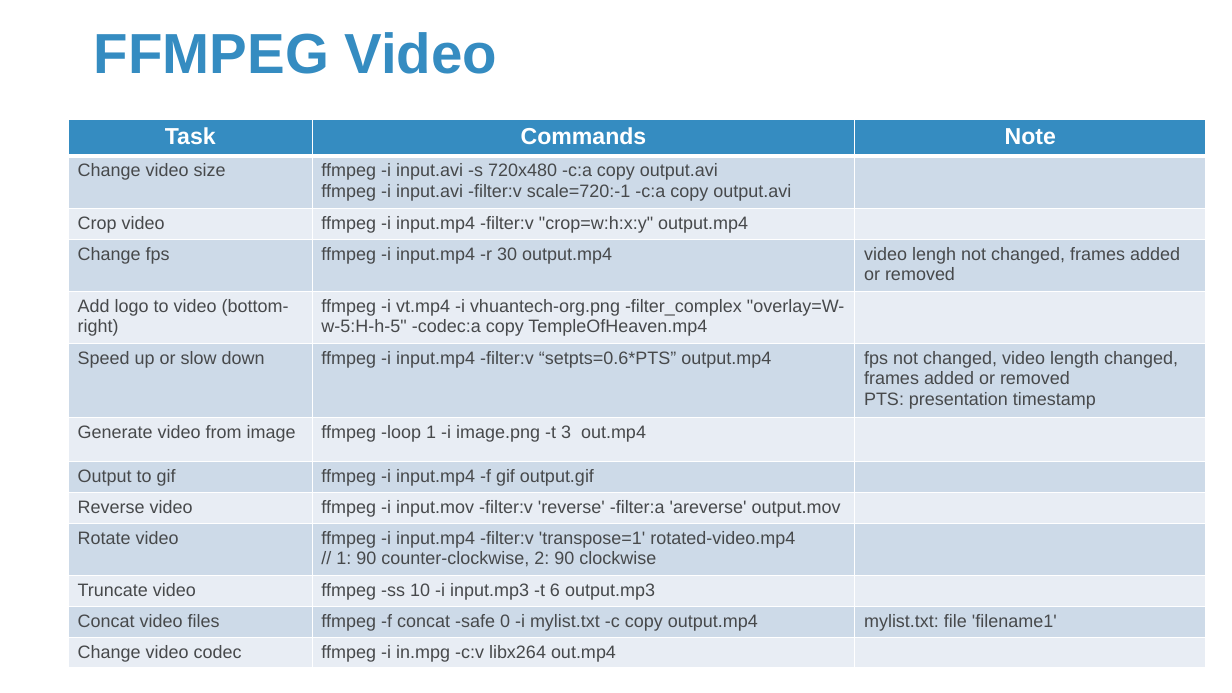
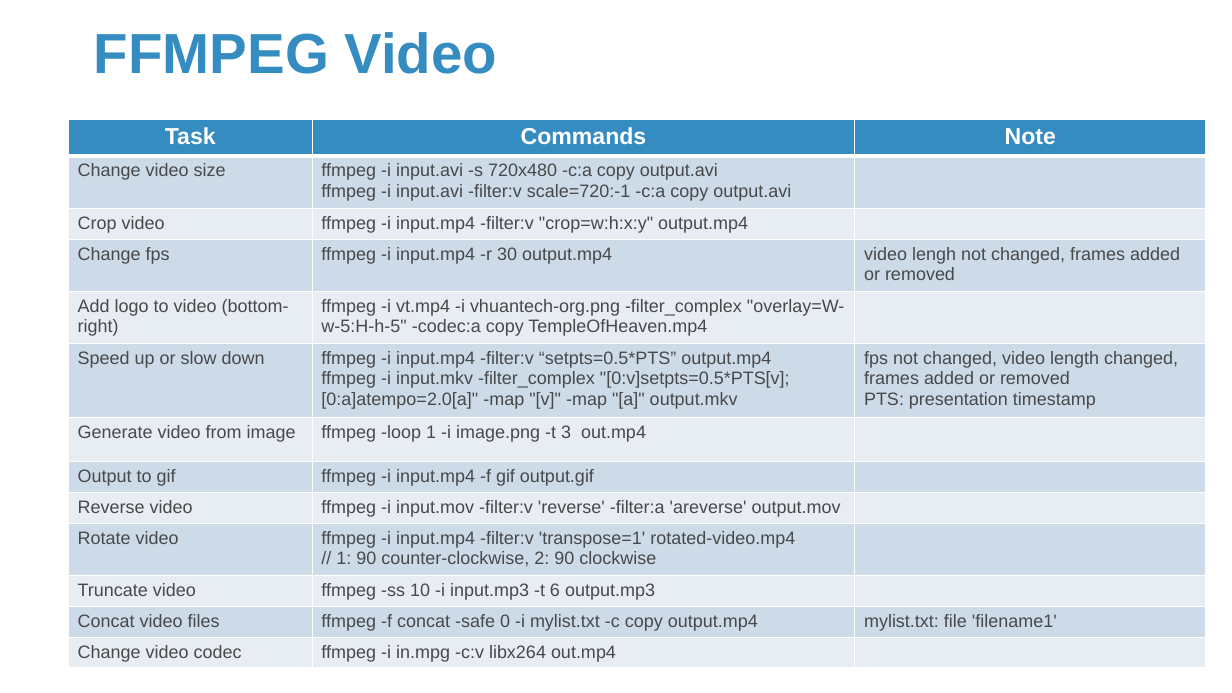
Before and after one commit to Sparks-Lu/TechNotes, a slide deck: slide 13 of Misc/Media-Notes.pptx (slide 11 before the commit). Drawn at 1232x693 pixels with LibreOffice and Linux fonts; fonts in the diff are those of the drawing; background and template pictures are left out. Boxes give left, top, right and bottom in pixels: in the first picture for what was removed or moved away, otherwise in the second. Text is boxed around its words. In the diff, an @@ line names an element or a change of style, - is before the commit and + after.

```diff
--- a/Misc/Media-Notes.pptx
+++ b/Misc/Media-Notes.pptx
@@ table at (x1=68, y1=119, x2=1206, y2=668) @@
@@ row 6, column 2: "ffmpeg -i input.mp4 -filter:v “setpts=0.6*PTS” output.mp4" to "ffmpeg -i input.mp4 -filter:v “setpts=0.5*PTS” output.mp4 / ffmpeg -i input.mkv -filter_complex "[0:v]setpts=0.5*PTS[v];[0:a]atempo=2.0[a]" -map "[v]" -map "[a]" output.mkv" @@
```
Also in this commit, not shown: 4 other slides changed, 12 slides added, 8 other files.
